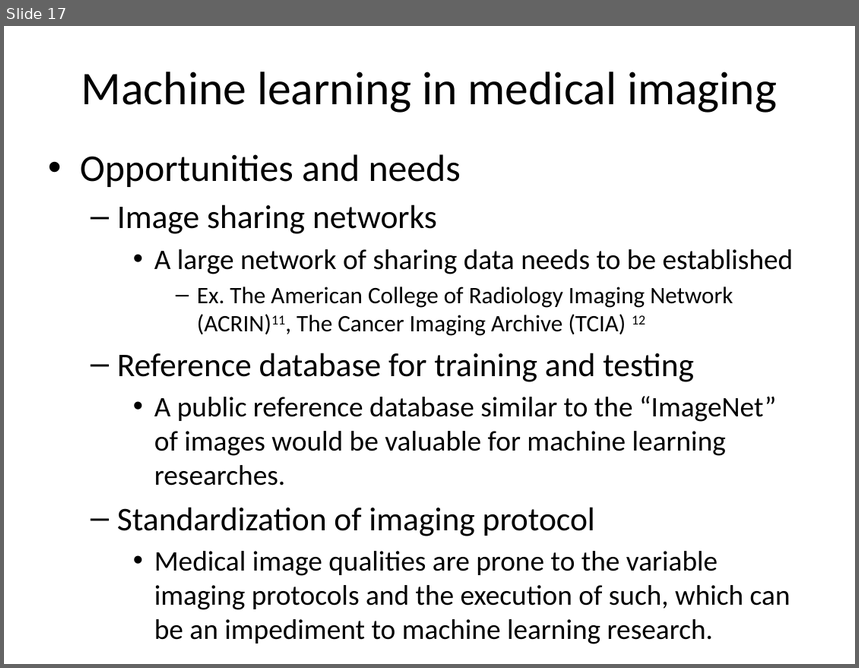
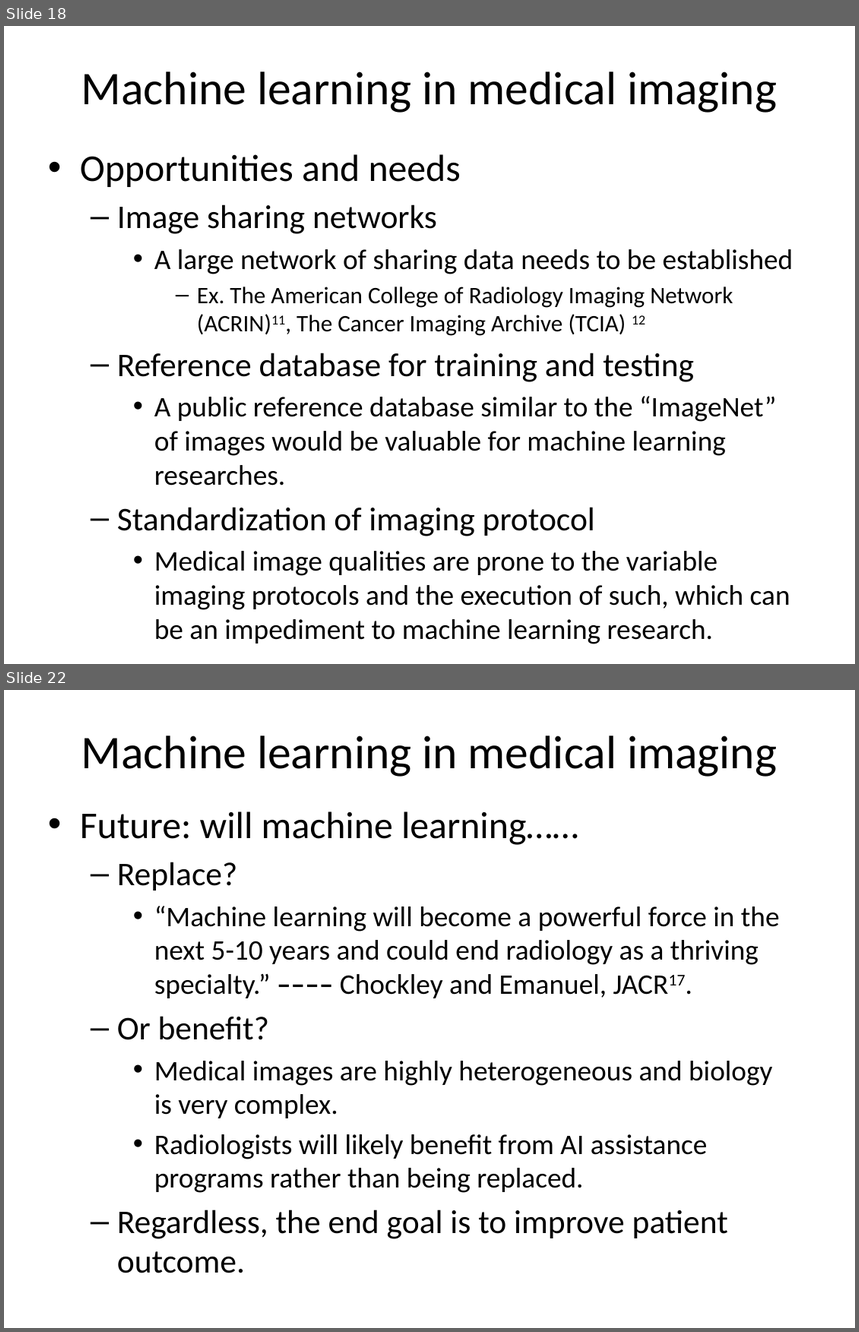
Before and after one commit to WendaZ/PyCharm_data, a slide deck: Machine Learning in Medical Imaging.pptx. Shown one above the other, each under a label of ours: slide 17 before the commit, slides 18 and 22 after it; the slides between them are not shown. The pictures are 859x668 and 859x1332 pixels, drawn with LibreOffice and Linux fonts; fonts in the diff are those of the drawing. Boxes give left, top, right and bottom in pixels: in the first picture for what was removed or moved away, otherwise in the second. Text is boxed around its words. In the diff, an @@ line names an element or a change of style, - is before the commit and + after.

```diff
--- a/Machine Learning in Medical Imaging.pptx
+++ b/Machine Learning in Medical Imaging.pptx
@@ slide 22 added at [4,690,855,1328], background #FFFFFF @@
@@ title added at [82,736,777,777], 39.6 pt, text #000000 @@
+Machine learning in medical imaging
@@ text added at [80,812,780,1274], 24 pt, text #000000 @@
+• Future: will machine learning……
+  – Replace?
+    • “Machine learning will become a powerful force in the next 5-10 years and could end radiology as a thriving specialty.” –––– Chockley and Emanuel, JACR17.
+  – Or benefit?
+    • Medical images are highly heterogeneous and biology is very complex.
+    • Radiologists will likely benefit from AI assistance programs rather than being replaced.
+  – Regardless, the end goal is to improve patient outcome.
@@ what was slide 17 is now slide 18 @@
```
Also in this commit, not shown: 4 slides changed, 3 other slides added.
